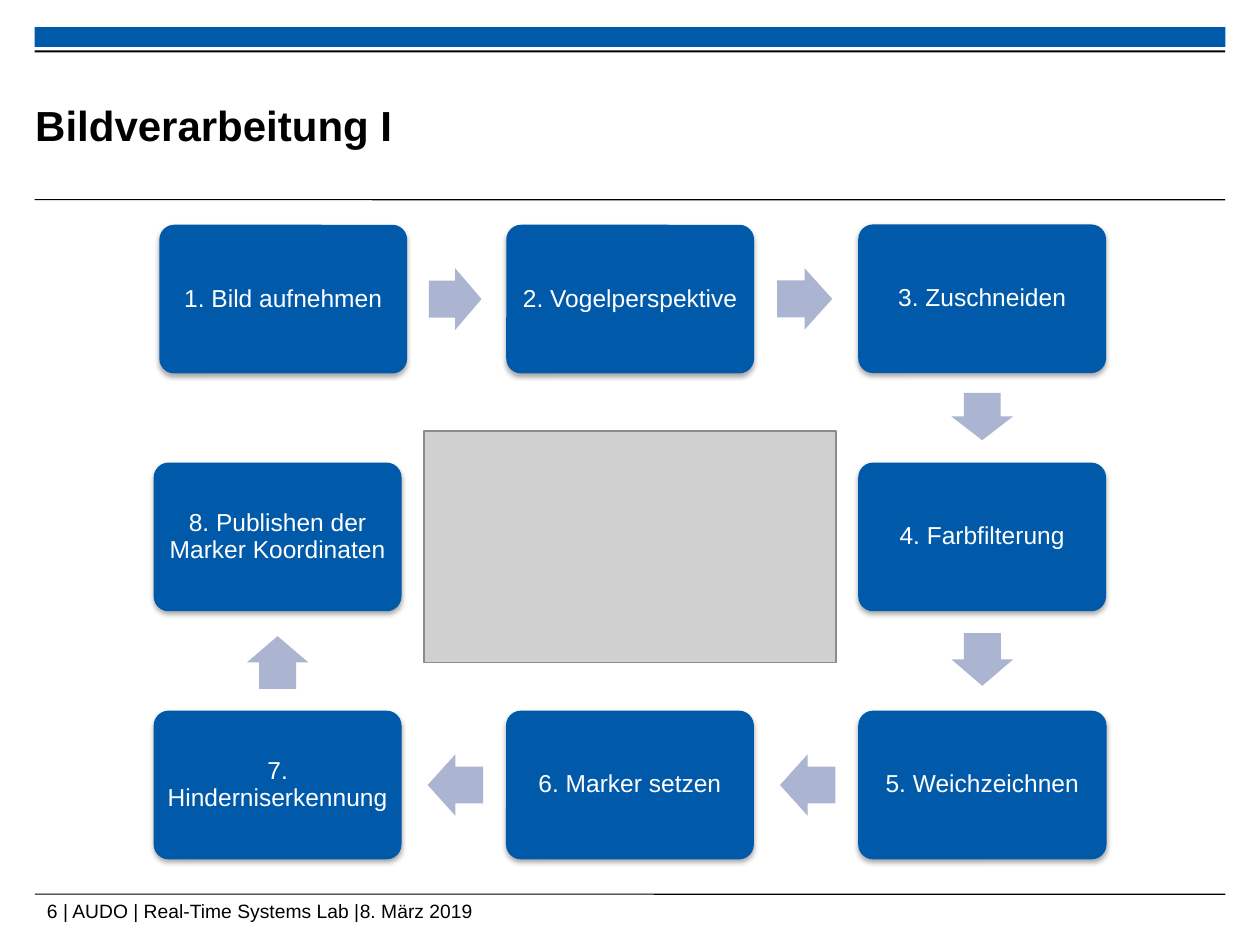
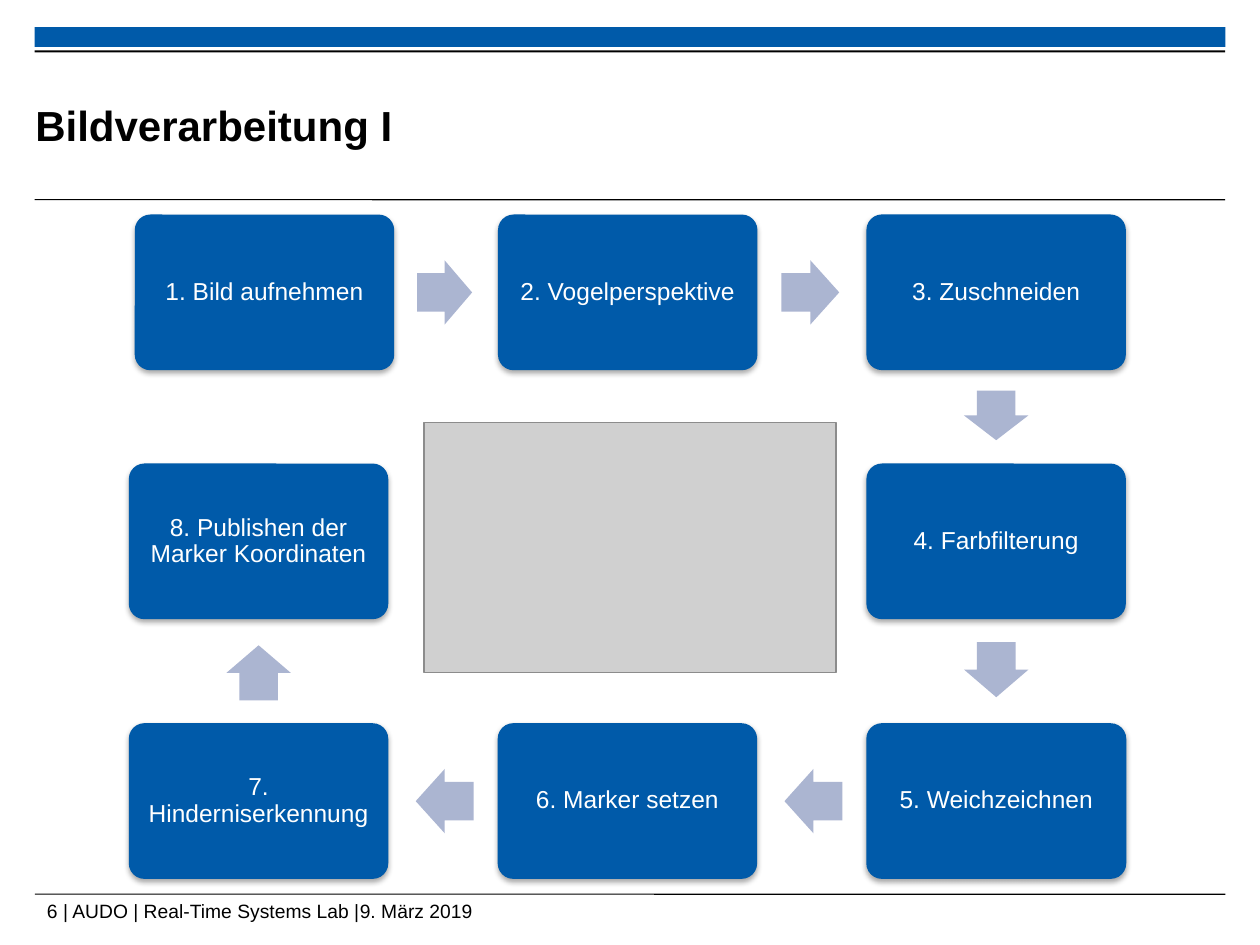
Before and after one commit to ramona3300/AUDO, a slide deck: slide 6 of Dokumente/Präsentationen/Abschlusspräsentation.pptx. Drawn at 1260x945 pixels with LibreOffice and Linux fonts; fonts in the diff are those of the drawing; grey boxes stand for pictures; background and template pictures are left out. Boxes give left, top, right and bottom in pixels: in the first picture for what was removed or moved away, otherwise in the second. Text is boxed around its words. In the diff, an @@ line names an element or a change of style, - is before the commit and + after.

```diff
--- a/Dokumente/Präsentationen/Abschlusspräsentation.pptx
+++ b/Dokumente/Präsentationen/Abschlusspräsentation.pptx
@@ rounded rectangle resized from (x1=160, y1=224, x2=408, y2=373) to (x1=135, y1=214, x2=394, y2=370) @@
@@ text "1. Bild aufnehmen" moved from (x1=184, y1=289, x2=382, y2=308) to (x1=165, y1=282, x2=363, y2=301) @@
@@ rounded rectangle resized from (x1=507, y1=224, x2=755, y2=373) to (x1=498, y1=214, x2=757, y2=370) @@
@@ text "2. Vogelperspektive" moved from (x1=523, y1=289, x2=737, y2=312) to (x1=520, y1=282, x2=735, y2=305) @@
@@ rounded rectangle resized from (x1=858, y1=224, x2=1106, y2=373) to (x1=867, y1=214, x2=1126, y2=370) @@
@@ text "3. Zuschneiden" moved from (x1=898, y1=288, x2=1065, y2=307) to (x1=912, y1=282, x2=1079, y2=301) @@
@@ right arrow moved from (x1=428, y1=268, x2=481, y2=330) to (x1=417, y1=261, x2=472, y2=325) @@
@@ right arrow at (x1=781, y1=261, x2=839, y2=325): rotation 359 to 0 degrees @@
@@ right arrow moved from (x1=952, y1=392, x2=1014, y2=440) to (x1=964, y1=391, x2=1028, y2=440) @@
@@ picture resized from (x1=425, y1=431, x2=837, y2=663) to (x1=425, y1=423, x2=837, y2=673) @@
@@ rounded rectangle resized from (x1=154, y1=462, x2=402, y2=611) to (x1=129, y1=464, x2=388, y2=620) @@
@@ text "8. Publishen der Marker Koordinaten" moved from (x1=170, y1=513, x2=385, y2=559) to (x1=151, y1=518, x2=366, y2=563) @@
@@ rounded rectangle resized from (x1=858, y1=462, x2=1106, y2=611) to (x1=867, y1=464, x2=1126, y2=620) @@
@@ text "4. Farbfilterung" moved from (x1=900, y1=526, x2=1065, y2=549) to (x1=914, y1=531, x2=1079, y2=554) @@
@@ right arrow moved from (x1=246, y1=636, x2=308, y2=689) to (x1=226, y1=644, x2=290, y2=700) @@
@@ right arrow moved from (x1=952, y1=633, x2=1014, y2=686) to (x1=965, y1=642, x2=1029, y2=697) @@
@@ rounded rectangle resized from (x1=154, y1=711, x2=402, y2=859) to (x1=129, y1=723, x2=388, y2=879) @@
@@ text "7. Hinderniserkennung" moved from (x1=168, y1=762, x2=388, y2=811) to (x1=149, y1=778, x2=369, y2=827) @@
@@ rounded rectangle resized from (x1=507, y1=711, x2=755, y2=859) to (x1=498, y1=723, x2=757, y2=879) @@
@@ text "6. Marker setzen" moved from (x1=538, y1=774, x2=721, y2=793) to (x1=536, y1=790, x2=718, y2=809) @@
@@ rounded rectangle resized from (x1=858, y1=711, x2=1106, y2=859) to (x1=867, y1=723, x2=1126, y2=879) @@
@@ text "5. Weichzeichnen" moved from (x1=886, y1=774, x2=1079, y2=793) to (x1=900, y1=790, x2=1093, y2=809) @@
@@ right arrow moved from (x1=427, y1=755, x2=483, y2=816) to (x1=416, y1=769, x2=474, y2=833) @@
@@ right arrow moved from (x1=780, y1=755, x2=835, y2=816) to (x1=785, y1=769, x2=843, y2=833) @@
@@ text at (x1=47, y1=904, x2=472, y2=922): text changed @@
-6 | AUDO | Real-Time Systems Lab |8. März 2019
+6 | AUDO | Real-Time Systems Lab |9. März 2019
```
Also in this commit, not shown: 2 other slides changed, 1 other file.
